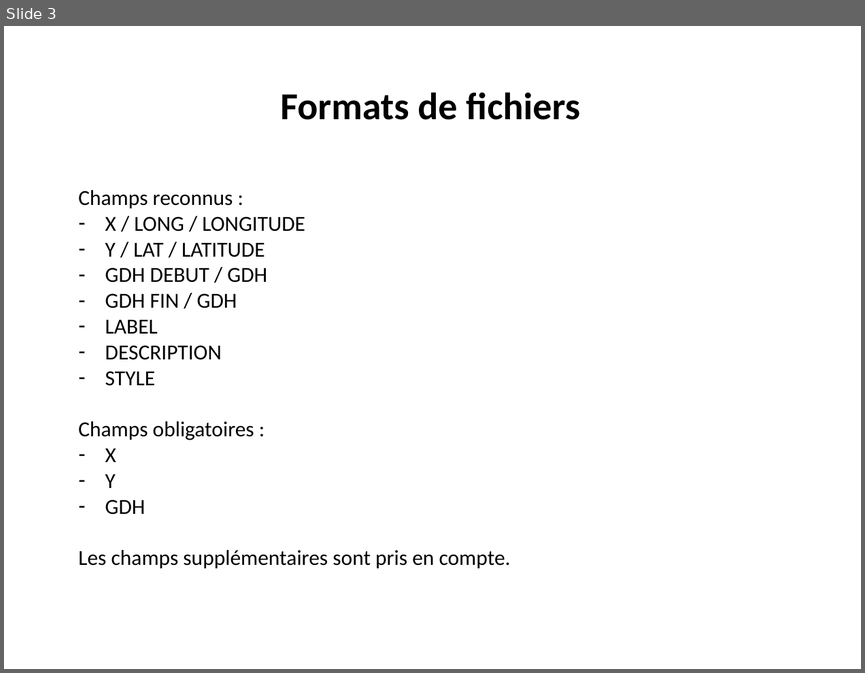
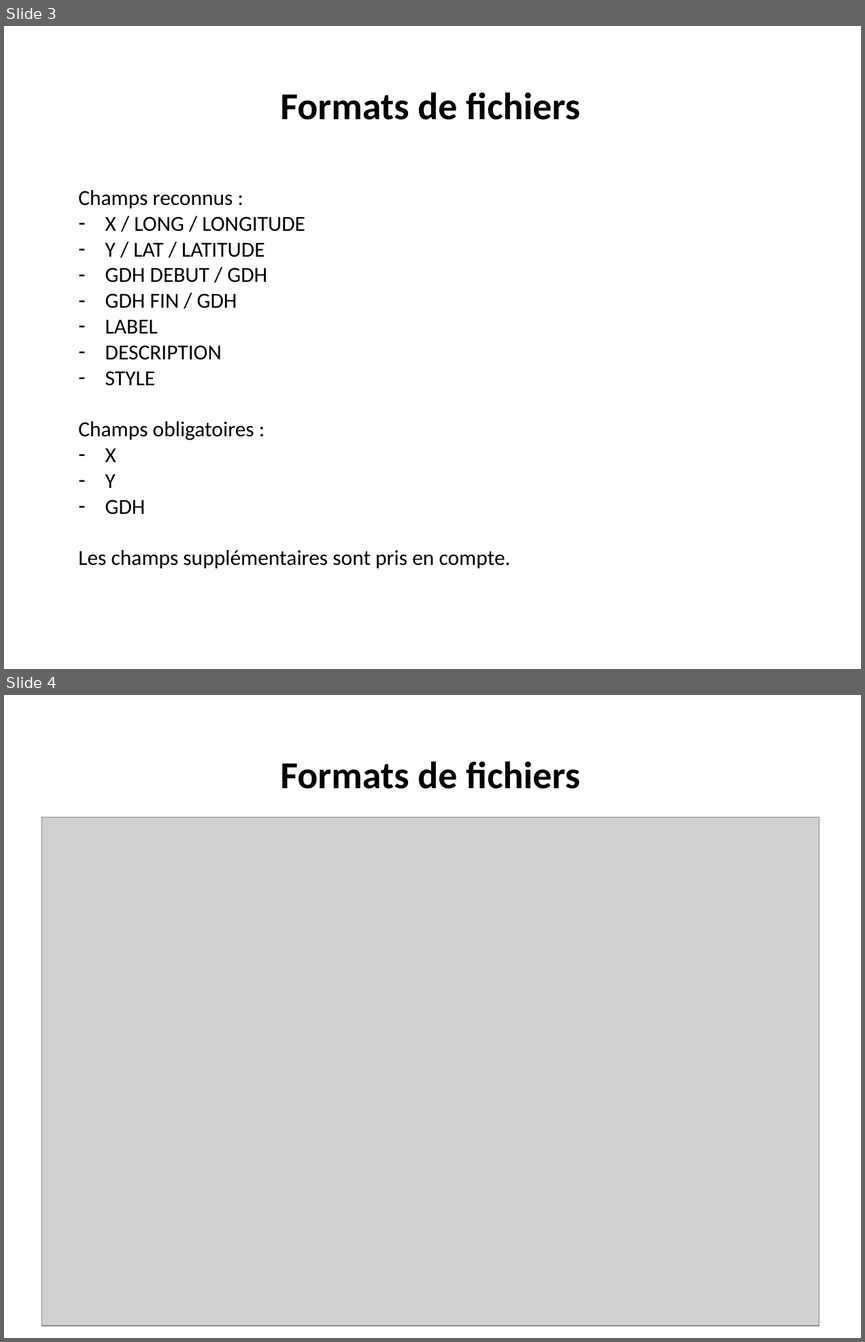
Before and after one commit to 20100dbg/EventCartoViewer, a slide deck: TUTO_EventCartoViewer.pptx. Shown one above the other, each under a label of ours: slide 3 before the commit, slides 3 and 4 after it. The pictures are 865x673 and 865x1342 pixels, drawn with LibreOffice and Linux fonts; fonts in the diff are those of the drawing; grey boxes stand for pictures; background and template pictures are left out. Boxes give left, top, right and bottom in pixels: in the first picture for what was removed or moved away, otherwise in the second. Text is boxed around its words. In the diff, an @@ line names an element or a change of style, - is before the commit and + after.

```diff
--- a/TUTO_EventCartoViewer.pptx
+++ b/TUTO_EventCartoViewer.pptx
@@ slide 4 added at bbox=[4, 695, 861, 1338], background #FFFFFF @@
@@ text added at bbox=[280, 761, 580, 789], 32 pt, text #000000, bold @@
+Formats de fichiers
@@ picture added at bbox=[41, 817, 820, 1325] @@
```
Also in this commit, not shown: 1 slide changed, 1 slide removed, 12 other files.
